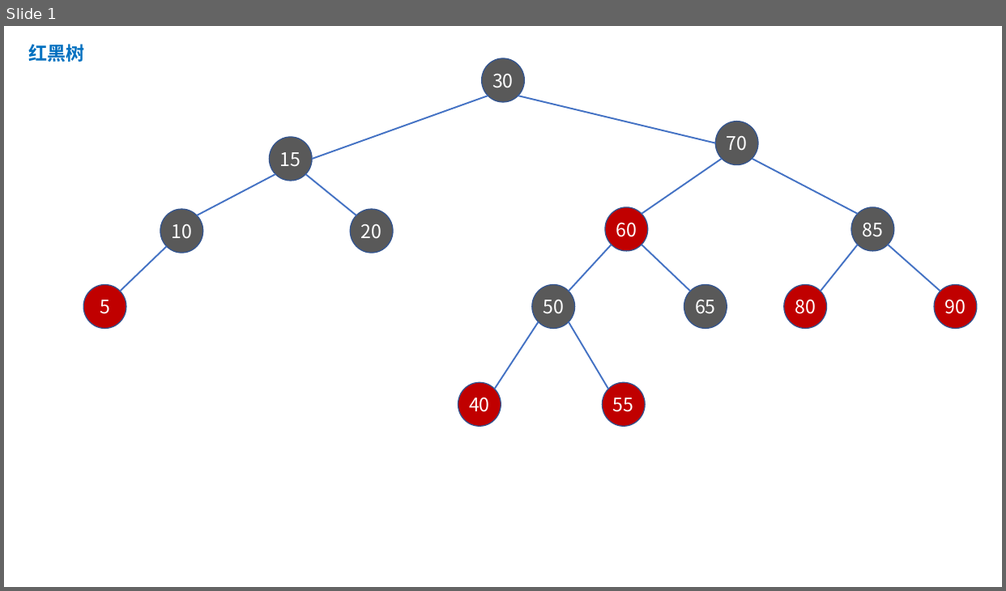
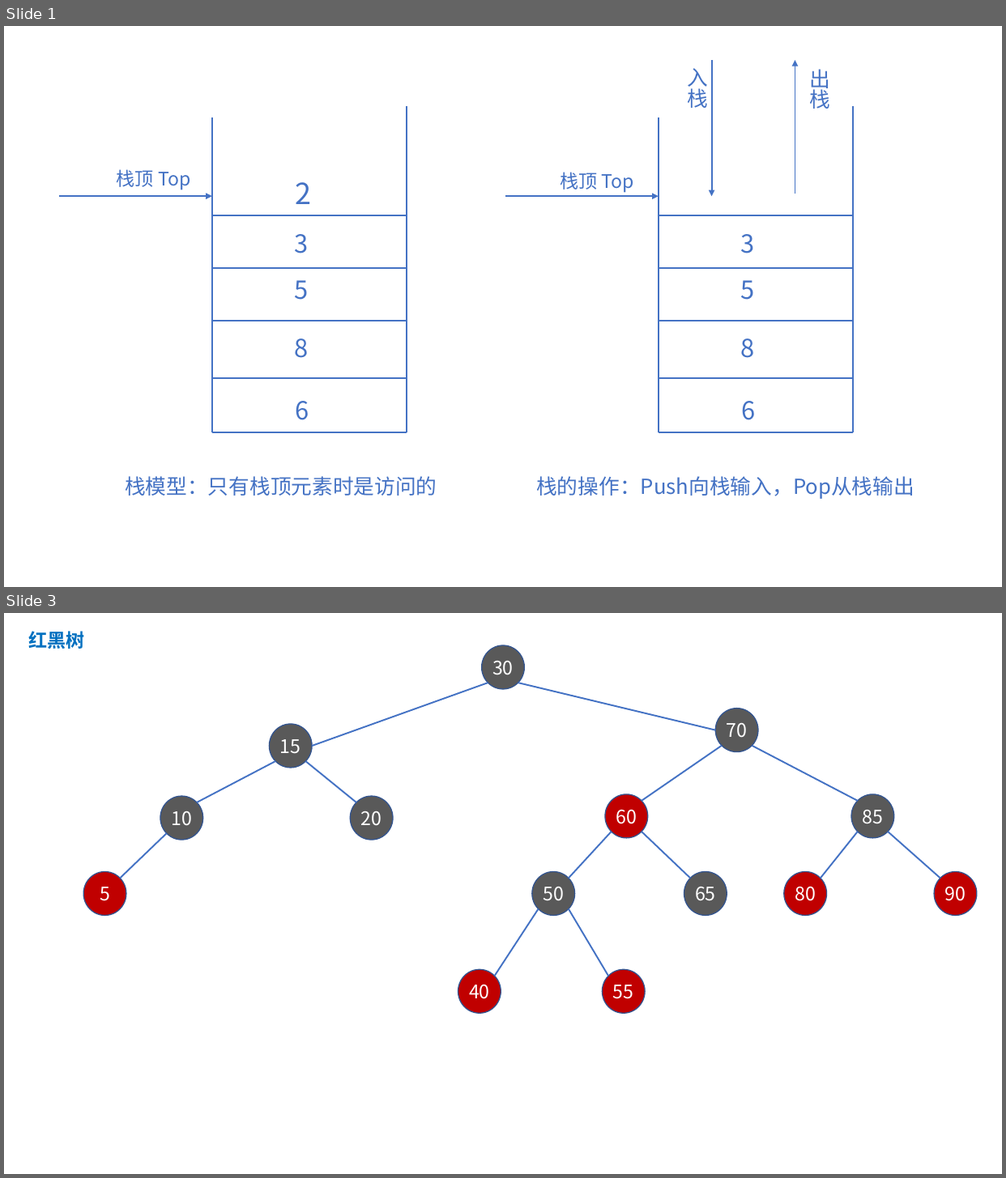
Before and after one commit to online-books/Data-Structures-and-Algorithm-Analysis-in-TS, a slide deck: Assets/visualization.pptx. Shown one above the other, each under a label of ours: slide 1 before the commit, slides 1 and 3 after it; the slides between them are not shown. The pictures are 1006x591 and 1006x1178 pixels, drawn with LibreOffice and Linux fonts; fonts in the diff are those of the drawing. Boxes give left, top, right and bottom in pixels: in the first picture for what was removed or moved away, otherwise in the second. Text is boxed around its words. In the diff, an @@ line names an element or a change of style, - is before the commit and + after.

```diff
--- a/Assets/visualization.pptx
+++ b/Assets/visualization.pptx
@@ slide 1 added at (x1=4, y1=26, x2=1002, y2=587), background #FFFFFF @@
@@ text added at (x1=687, y1=68, x2=708, y2=108), 20 pt, text #4472C4 @@
+入栈
@@ arrow added from (711, 60) to (711, 196), #4472C4 1.5 pt @@
@@ arrow added from (795, 194) to (795, 60), #4472C4 1.5 pt @@
@@ text added at (x1=810, y1=69, x2=831, y2=109), 20 pt, text #4472C4 @@
+出栈
@@ line added from (212, 118) to (212, 433), #4472C4 1.5 pt @@
@@ line added from (407, 106) to (407, 433), #4472C4 1.5 pt @@
@@ line added from (658, 118) to (658, 433), #4472C4 1.5 pt @@
@@ line added from (853, 106) to (853, 433), #4472C4 1.5 pt @@
@@ text added at (x1=117, y1=169, x2=190, y2=190), 18 pt, text #4472C4 @@
+栈顶 Top
@@ text added at (x1=295, y1=182, x2=311, y2=204), 28 pt, text #4472C4 @@
+2
@@ text added at (x1=560, y1=172, x2=634, y2=193), 18 pt, text #4472C4 @@
+栈顶 Top
@@ arrow added from (58, 196) to (212, 196), #4472C4 1.5 pt @@
@@ line added from (213, 216) to (407, 216), #4472C4 1.5 pt @@
@@ arrow added from (505, 196) to (658, 196), #4472C4 1.5 pt @@
@@ line added from (659, 216) to (854, 216), #4472C4 1.5 pt @@
@@ text added at (x1=294, y1=234, x2=308, y2=254), 24 pt, text #4472C4 @@
+3
@@ text added at (x1=740, y1=234, x2=754, y2=254), 24 pt, text #4472C4 @@
+3
@@ line added from (212, 268) to (407, 268), #4472C4 1.5 pt @@
@@ line added from (658, 268) to (853, 268), #4472C4 1.5 pt @@
@@ text added at (x1=294, y1=280, x2=308, y2=300), 24 pt, text #4472C4 @@
+5
@@ text added at (x1=740, y1=280, x2=754, y2=300), 24 pt, text #4472C4 @@
+5
@@ line added from (213, 321) to (407, 321), #4472C4 1.5 pt @@
@@ text added at (x1=294, y1=339, x2=308, y2=358), 24 pt, text #4472C4 @@
+8
@@ line added from (659, 321) to (854, 321), #4472C4 1.5 pt @@
@@ text added at (x1=740, y1=339, x2=754, y2=358), 24 pt, text #4472C4 @@
+8
@@ line added from (212, 378) to (407, 378), #4472C4 1.5 pt @@
@@ line added from (658, 378) to (853, 378), #4472C4 1.5 pt @@
@@ text added at (x1=295, y1=401, x2=309, y2=420), 24 pt, text #4472C4 @@
+6
@@ text added at (x1=741, y1=401, x2=755, y2=420), 24 pt, text #4472C4 @@
+6
@@ line added from (212, 433) to (407, 433), #4472C4 1.5 pt @@
@@ line added from (658, 433) to (853, 433), #4472C4 1.5 pt @@
@@ text added at (x1=125, y1=476, x2=437, y2=496), 20 pt, text #4472C4 @@
+栈模型：只有栈顶元素时是访问的
@@ text added at (x1=536, y1=476, x2=914, y2=499), 20 pt, text #4472C4 @@
+栈的操作：Push向栈输入，Pop从栈输出
@@ what was slide 1 is now slide 3 @@
```
Also in this commit, not shown: 1 other slide added, 7 other files.
